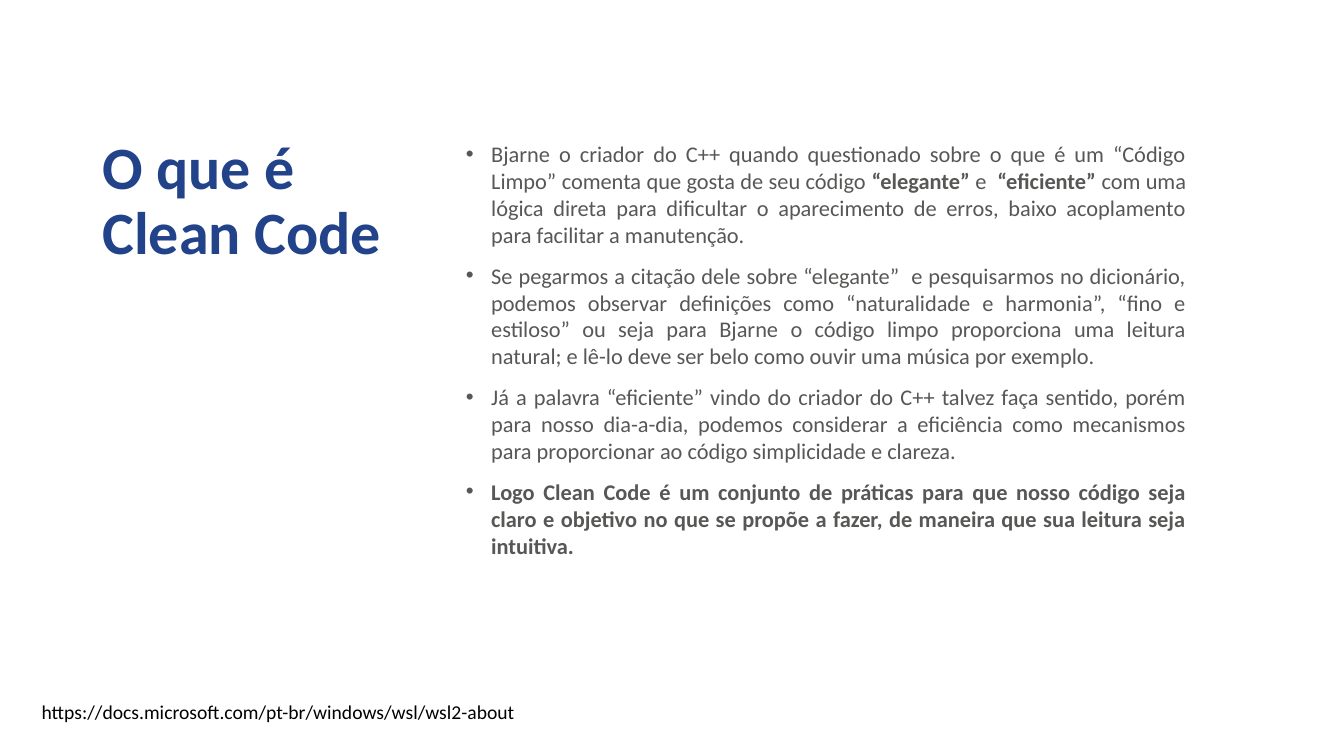
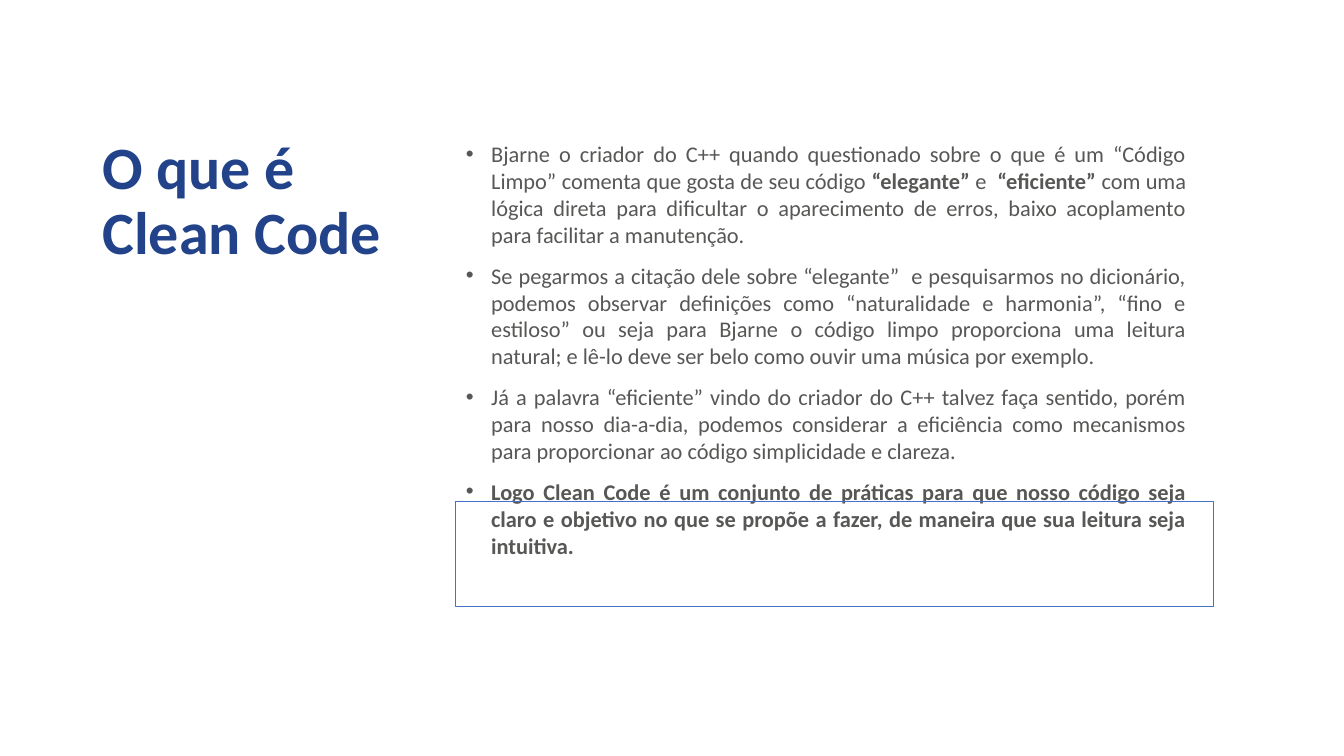
Before and after one commit to jcmdsbr/five-workshop-real-apps, a slide deck: slide 5 of docs/treinamento-estagiarios-five.pptx. Drawn at 1344x756 pixels with LibreOffice and Linux fonts; fonts in the diff are those of the drawing; background and template pictures are left out. Boxes give left, top, right and bottom in pixels: in the first picture for what was removed or moved away, otherwise in the second. Text is boxed around its words. In the diff, an @@ line names an element or a change of style, - is before the commit and + after.

```diff
--- a/docs/treinamento-estagiarios-five.pptx
+++ b/docs/treinamento-estagiarios-five.pptx
@@ rectangle added at [456,501,1213,607], outline #4472C4 0.75 pt @@
@@ text removed at [42,705,515,722] @@
-https://docs.microsoft.com/pt-br/windows/wsl/wsl2-about
```
Also in this commit, not shown: 6 other slides changed, 5 slides added, 1 slide removed.
